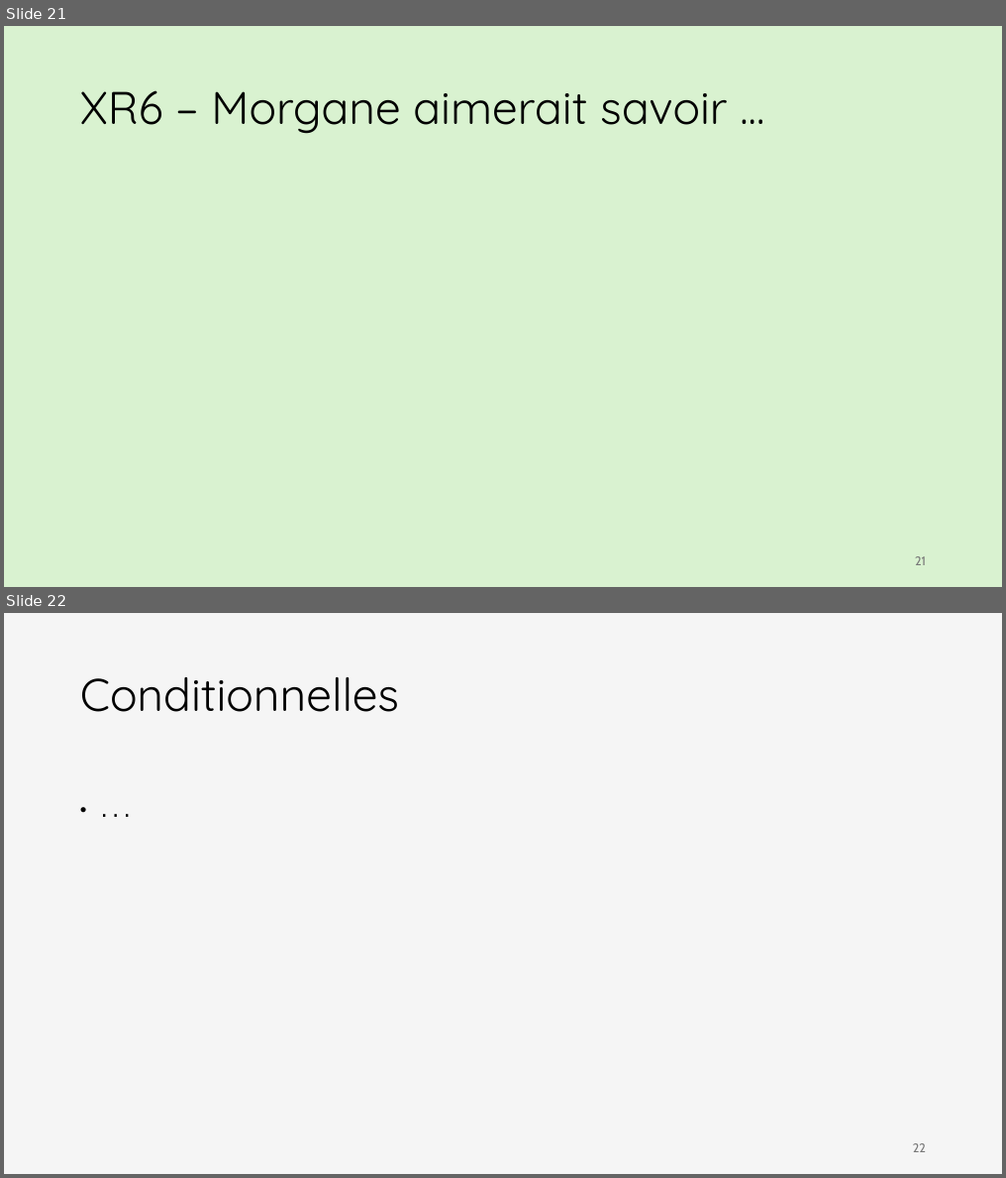
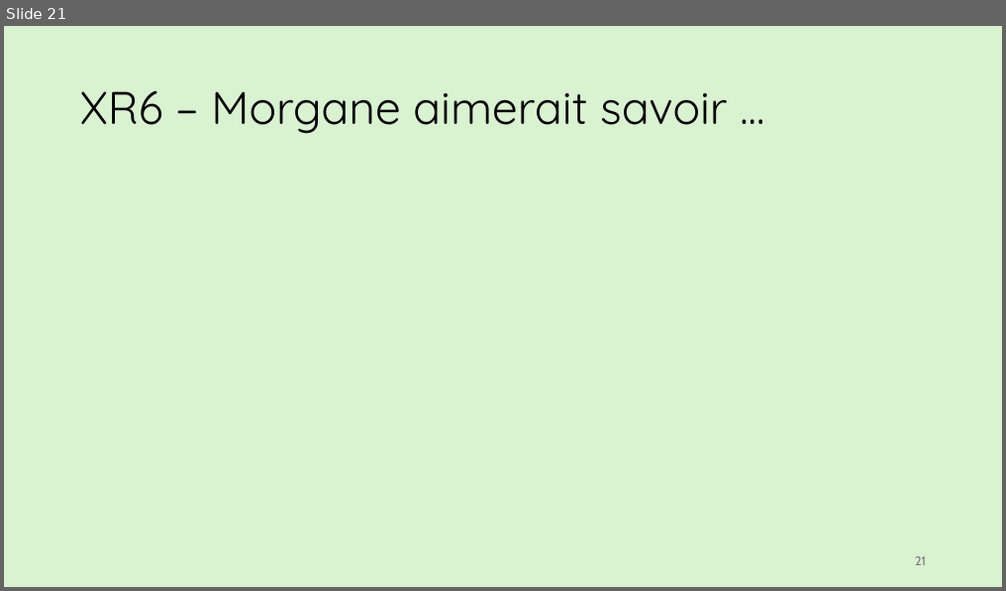
Before and after one commit to iannickgagnon/sagedays_iannick_2026, a slide deck: python_1/presentation_python_1.pptx. Shown one above the other, each under a label of ours: slides 21 and 22 before the commit, slide 21 after it. The pictures are 1006x1178 and 1006x591 pixels, drawn with LibreOffice and Linux fonts; fonts in the diff are those of the drawing; grey boxes stand for pictures. Boxes give left, top, right and bottom in pixels: in the first picture for what was removed or moved away, otherwise in the second. Text is boxed around its words. In the diff, an @@ line names an element or a change of style, - is before the commit and + after.

```diff
--- a/python_1/presentation_python_1.pptx
+++ b/python_1/presentation_python_1.pptx
@@ slide 22 removed at bbox=[4, 613, 1002, 1174], background #F5F5F5 @@
@@ title removed at bbox=[80, 677, 399, 712] @@
-Conditionnelles
@@ text removed at bbox=[73, 762, 934, 1119] @@
-• ...
@@ page number removed at bbox=[913, 1144, 926, 1153] @@
-22
```
Also in this commit, not shown: 1 slide changed, 3 slides added.
